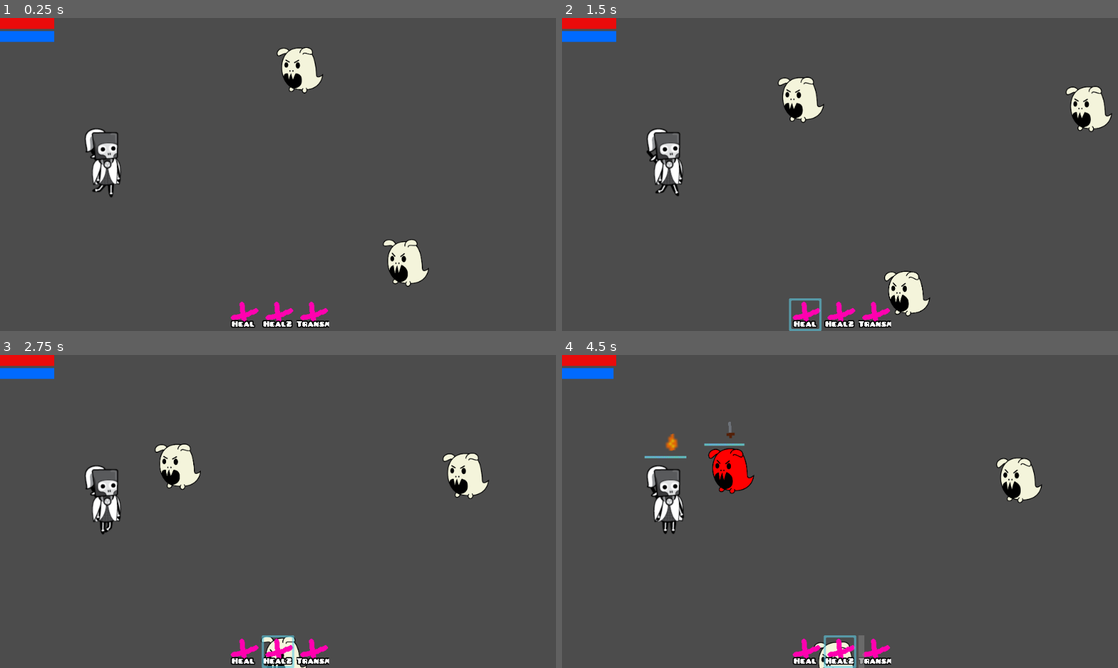
Above: before the commit, frames 1-4 (two rows, left to right).
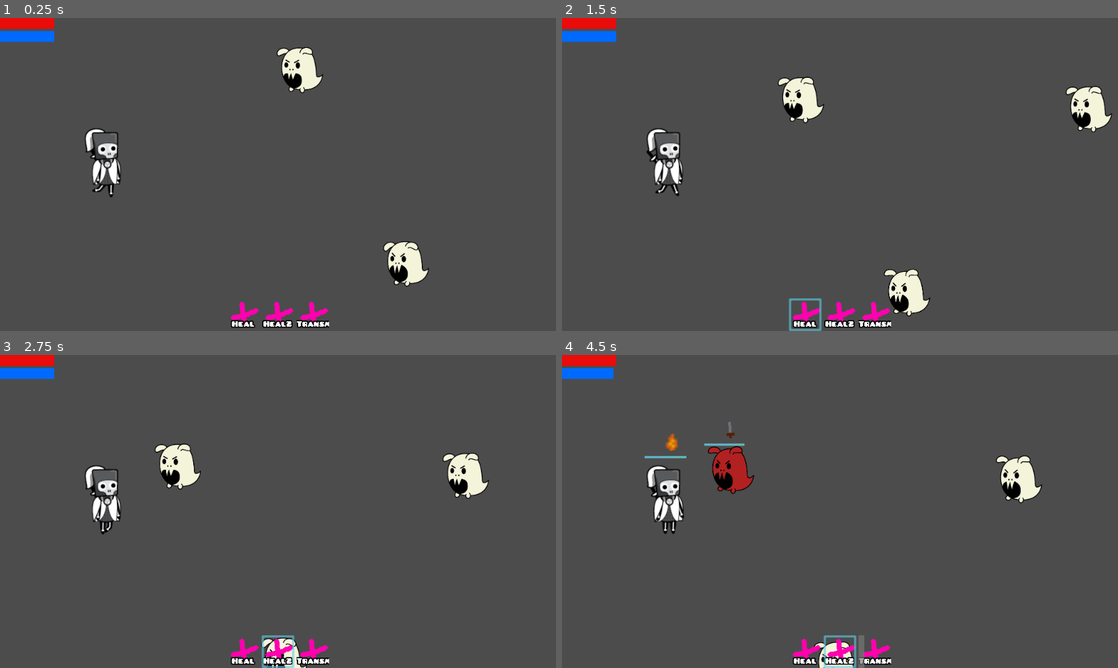
Above: after the commit, the same moments.

Repository: danreeves/godot-wild-jam-33
Game: Godot game, scene res://Main.tscn
Same seed, same stepped clock (60 frames per second), same inputs: the game is played once before the commit and once after it. The engine's default icon, where the game draws it, is replaced by a stand-in: a white triangle on a blue panel in a dark square.
Inputs (mouse positions are in pixels of both pictures, inside the frame that each line leads up to):
- Up to frame 1 (0.25 s): no input
- Up to frame 2 (1.5 s): move the mouse to (673, 161) at 0.52 s; click (673, 161) at 0.67 s; move the mouse to (806, 315) at 1.27 s; click (806, 315) at 1.42 s
- Up to frame 3 (2.75 s): move the mouse to (278, 652) at 2.02 s; click (278, 652) at 2.17 s
- Up to frame 4 (4.5 s): move the mouse to (873, 652) at 2.77 s; click (873, 652) at 2.92 s; move the mouse to (734, 470) at 3.52 s; click (734, 470) at 3.67 s; move the mouse to (840, 664) at 4.27 s; click (840, 664) at 4.42 s

The runs differ from the first frame. In frame 1, 0.2% of the frame differs, in the area x 52-76%, y 16-86%; in frame 2, 0.2%; in frame 3, 0.1%; in frame 4, 0.8%, in the area x 26-85%, y 29-100%.

Commit message:
change colors, remove air

Diff:
--- a/Globals.gd
+++ b/Globals.gd
@@ -5,13 +5,11 @@
 	Fire,
 	Grass,
 	Water,
-	Air,
 }
 
 const ElementColor = {
 	Elements.None: Color.beige,
-	Elements.Fire: Color.red,
-	Elements.Grass: Color.greenyellow,
+	Elements.Fire: Color.firebrick,
+	Elements.Grass: Color.forestgreen,
 	Elements.Water: Color.dodgerblue,
-	Elements.Air: Color.aliceblue,
 }
--- a/Main.tscn
+++ b/Main.tscn
@@ -16,7 +16,6 @@
 scale = Vector2( 0.5, 0.5 )
 frames = ExtResource( 4 )
 animation = "idle"
-frame = 2
 playing = true
 
 [node name="Enemy2" parent="." instance=ExtResource( 2 )]
@@ -26,7 +25,7 @@
 scale = Vector2( 0.5, 0.5 )
 frames = ExtResource( 4 )
 animation = "idle"
-frame = 1
+frame = 3
 playing = true
 
 [node name="Enemy3" parent="." instance=ExtResource( 2 )]
@@ -36,5 +35,4 @@
 scale = Vector2( 0.5, 0.5 )
 frames = ExtResource( 4 )
 animation = "idle"
-frame = 2
 playing = true
--- a/Units/Player.tscn
+++ b/Units/Player.tscn
@@ -29,7 +29,7 @@
 [node name="AnimatedSprite" type="AnimatedSprite" parent="."]
 frames = ExtResource( 1 )
 animation = "idle"
-frame = 13
+frame = 11
 playing = true
 
 [node name="Hitbox" type="CollisionShape2D" parent="."]
